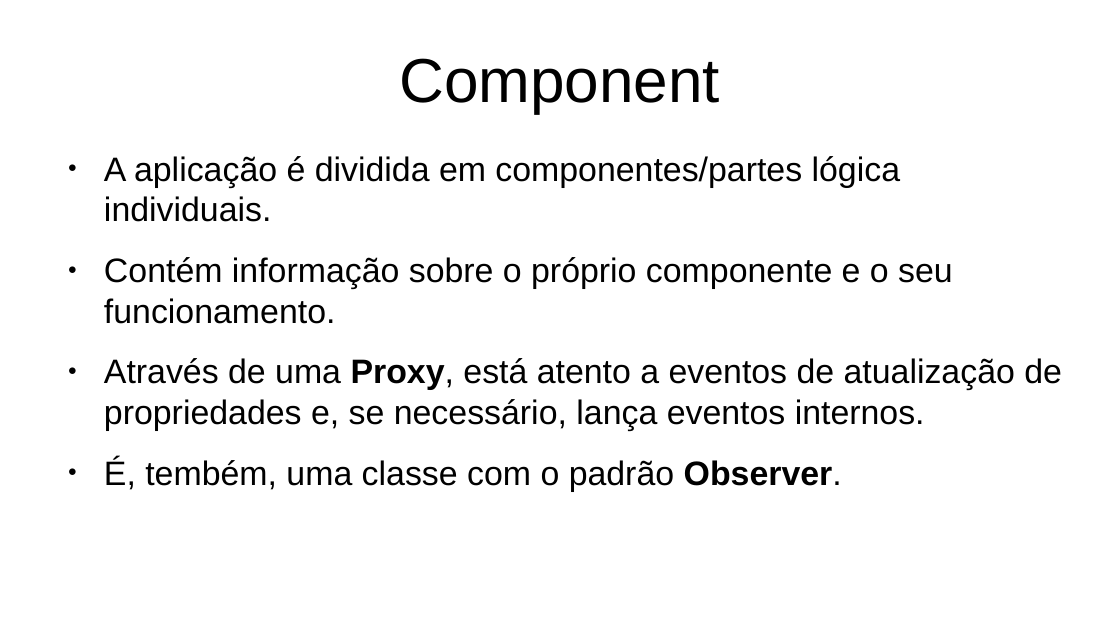
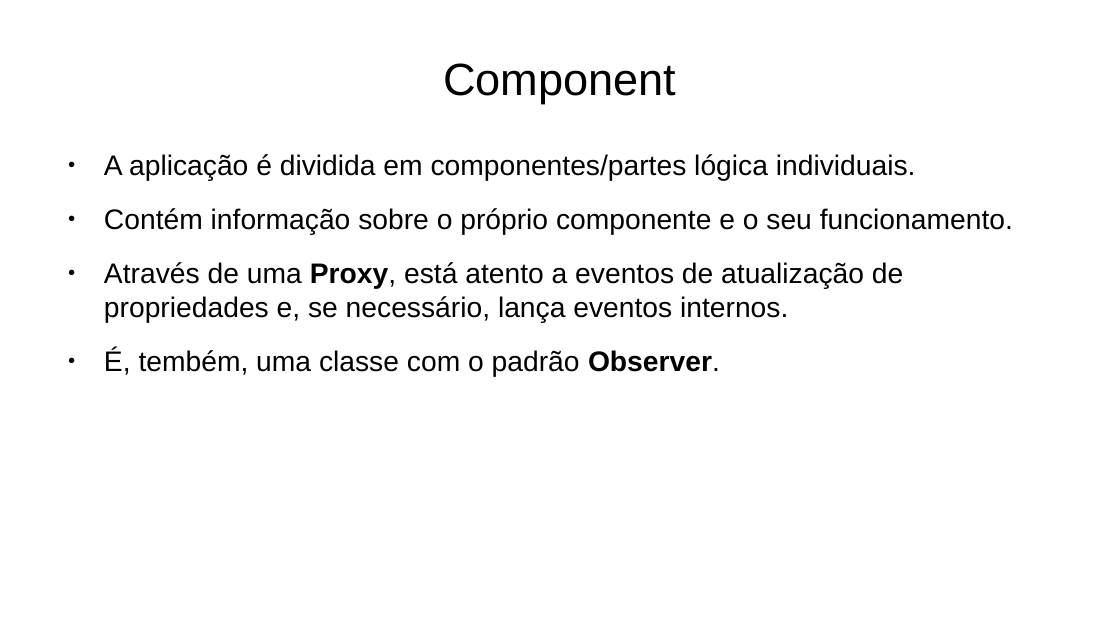
Before and after one commit to joao-neves95/js.web.components, a slide deck: slide 6 of ____docs/js.web.components_presentation_pt.odp. Drawn at 1120x630 pixels with LibreOffice and Linux fonts; fonts in the diff are those of the drawing. Boxes give left, top, right and bottom in pixels: in the first picture for what was removed or moved away, otherwise in the second. Text is boxed around its words. In the diff, an @@ line names an element or a change of style, - is before the commit and + after.

```diff
--- a/____docs/js.web.components_presentation_pt.odp
+++ b/____docs/js.web.components_presentation_pt.odp
@@ title "Component" at <box>443,63,676,104</box>: size 44 to 32 pt @@
@@ text "A aplicação é dividida em ..." at <box>104,154,1013,377</box>: size 24 to 20 pt @@
```
Also in this commit, not shown: 13 other slides changed, 2 slides added, 4 slides removed, 1 other file.
